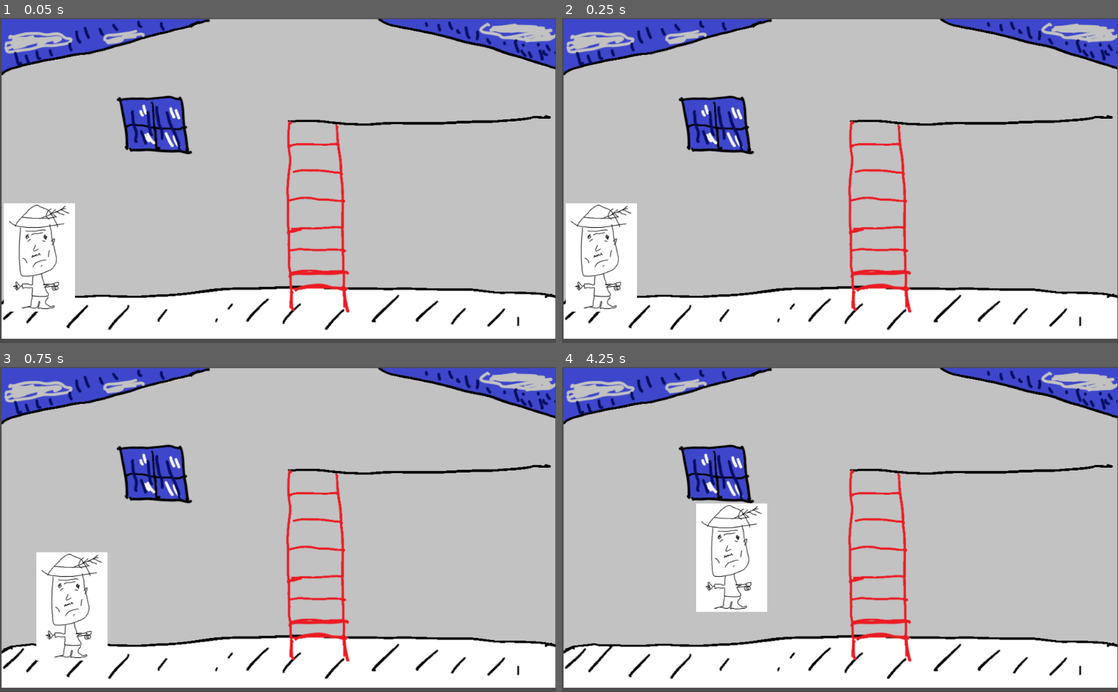
Above: before the commit, frames 1-4 (two rows, left to right).
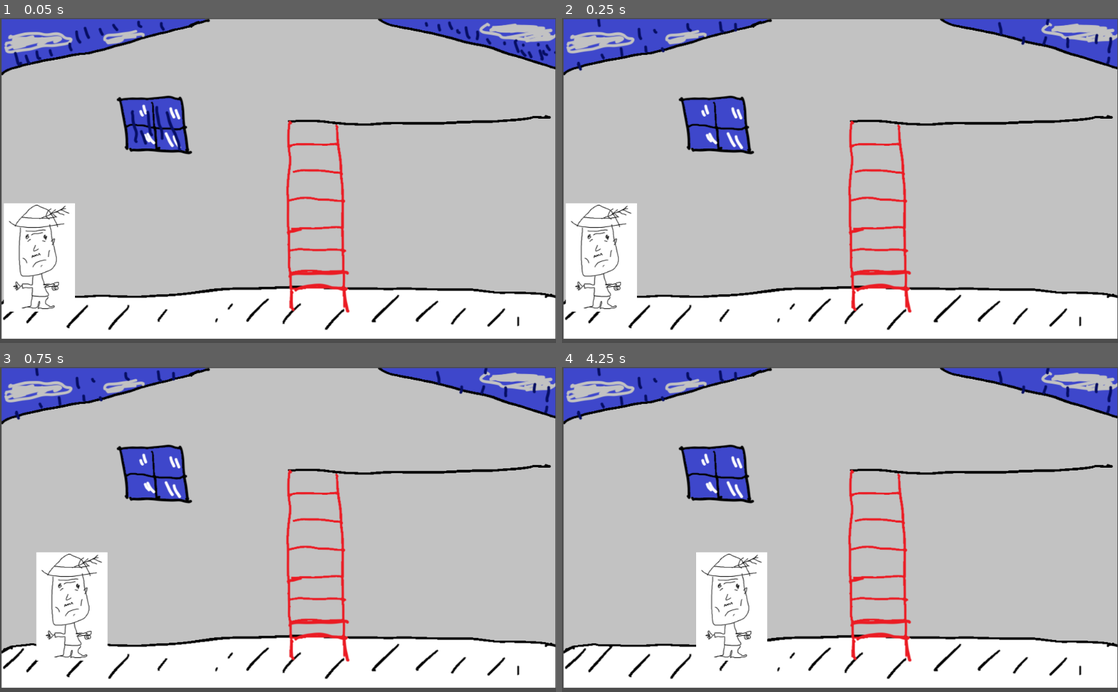
Above: after the commit, the same moments.

Repository: geojax/The-Un-Stable
Game: Godot game, scene res://Player.tscn
Two runs of this game, one before a commit and one after it. Both use one fixed random seed, a clock stepped at 60 frames per second and the inputs below. The project has no main scene, so this scene is started directly.
Inputs:
- Up to frame 1 (0.05 s): no input
- Up to frame 2 (0.25 s): no input
- Up to frame 3 (0.75 s): hold Right (right) from 0.53 s (still down)
- Up to frame 4 (4.25 s): release Right (right) at 1.28 s; hold Down (down) 1.28-2.03 s; hold Right (right) 2.03-2.78 s; hold Up (up) 2.78-3.53 s; hold Left (left) from 3.53 s (still down)

Frame 1 is identical in both runs. In frame 2, 1.0% of the frame differs, in the area x 2-100%, y 0-41%; in frame 3, 1.0%; in frame 4, 4.7%, in the area x 2-100%, y 0-91%.

Commit message:
basic movement update

Diff:
--- a/Farmer.gd
+++ b/Farmer.gd
@@ -7,7 +7,7 @@
 var speed = 5
 var canMoveVert = false
 onready var ladderArea := get_node("../Ladder")
-onready var lowerBound = position.y
+onready var upperBound = position.y
 #var groundArea : Area2D
 # Called when the node enters the scene tree for the first time.
 func _ready():
@@ -17,11 +17,12 @@
 func _process(delta):
 
 	#input
-	if Input.is_action_pressed("right"):
+	if Input.is_action_pressed("right") and (position.y == upperBound or position.y == 100):# and position.y > 100 and position.y < upperBound:
 		position.x += speed
 		pass
-	if Input.is_action_pressed("left"):
+	if Input.is_action_pressed("left") and (position.y == upperBound or position.y == 100 and position.x > 480):
 		position.x -= speed
+
 	if canMoveVert and Input.is_action_pressed("up") and position.y > 100:
 		position.y -= speed / 2
 	if canMoveVert and Input.is_action_pressed("down"):
@@ -29,7 +30,8 @@
 
 	#bounds
 	position.x = clamp(position.x, 40, 988)
-	position.y = clamp(position.y, 100, lowerBound)
+	position.y = clamp(position.y, 100, upperBound)
+
 	pass
 
 #func _physics_process(delta):
--- a/Player.tscn
+++ b/Player.tscn
@@ -1,25 +1,34 @@
-[gd_scene load_steps=7 format=2]
+[gd_scene load_steps=9 format=2]
 
 [ext_resource path="res://FarmerTEMP.png" type="Texture" id=1]
 [ext_resource path="res://Background.png" type="Texture" id=2]
 [ext_resource path="res://Farmer.gd" type="Script" id=3]
+[ext_resource path="res://Background2.png" type="Texture" id=4]
 
-[sub_resource type="CapsuleShape2D" id=1]
-radius = 46.5094
-height = 108.185
+[sub_resource type="SpriteFrames" id=4]
+animations = [ {
+"frames": [ ExtResource( 2 ), ExtResource( 4 ) ],
+"loop": true,
+"name": "default",
+"speed": 5.0
+} ]
+
+[sub_resource type="RectangleShape2D" id=5]
+extents = Vector2( 23.0764, 89.24 )
 
 [sub_resource type="RectangleShape2D" id=3]
 extents = Vector2( 158.489, 10 )
 
 [sub_resource type="RectangleShape2D" id=2]
-extents = Vector2( 28.1143, 183.286 )
+extents = Vector2( 16.7591, 196.2 )
 
 [node name="Node2D" type="Node2D"]
 
-[node name="Background" type="Sprite" parent="."]
+[node name="Background" type="AnimatedSprite" parent="."]
 position = Vector2( 513.351, 296.935 )
 scale = Vector2( 1, 0.98194 )
-texture = ExtResource( 2 )
+frames = SubResource( 4 )
+playing = true
 
 [node name="Farmer" type="Area2D" parent="."]
 position = Vector2( 73, 442.156 )
@@ -30,7 +39,7 @@
 texture = ExtResource( 1 )
 
 [node name="CollisionShape2D" type="CollisionShape2D" parent="Farmer"]
-shape = SubResource( 1 )
+shape = SubResource( 5 )
 
 [node name="Ground" type="Area2D" parent="."]
 
@@ -41,11 +50,8 @@
 [node name="Ladder" type="Area2D" parent="."]
 
 [node name="CollisionShape2D" type="CollisionShape2D" parent="Ladder"]
-position = Vector2( 583.459, 371.478 )
+position = Vector2( 581.582, 371.478 )
 shape = SubResource( 2 )
-__meta__ = {
-"_edit_lock_": true
-}
 
 [connection signal="area_entered" from="Farmer" to="Farmer" method="_on_KinematicBody2D2_area_entered"]
 [connection signal="area_exited" from="Farmer" to="Farmer" method="_on_Farmer_area_exited"]
